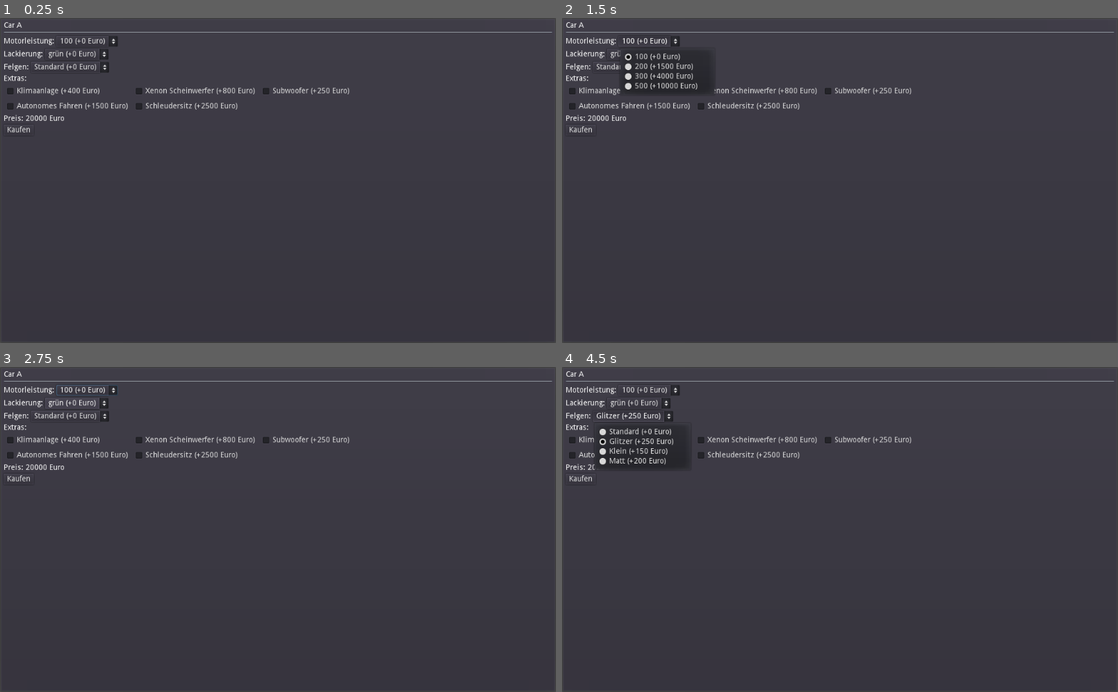
Above: before the commit, frames 1-4 (two rows, left to right).
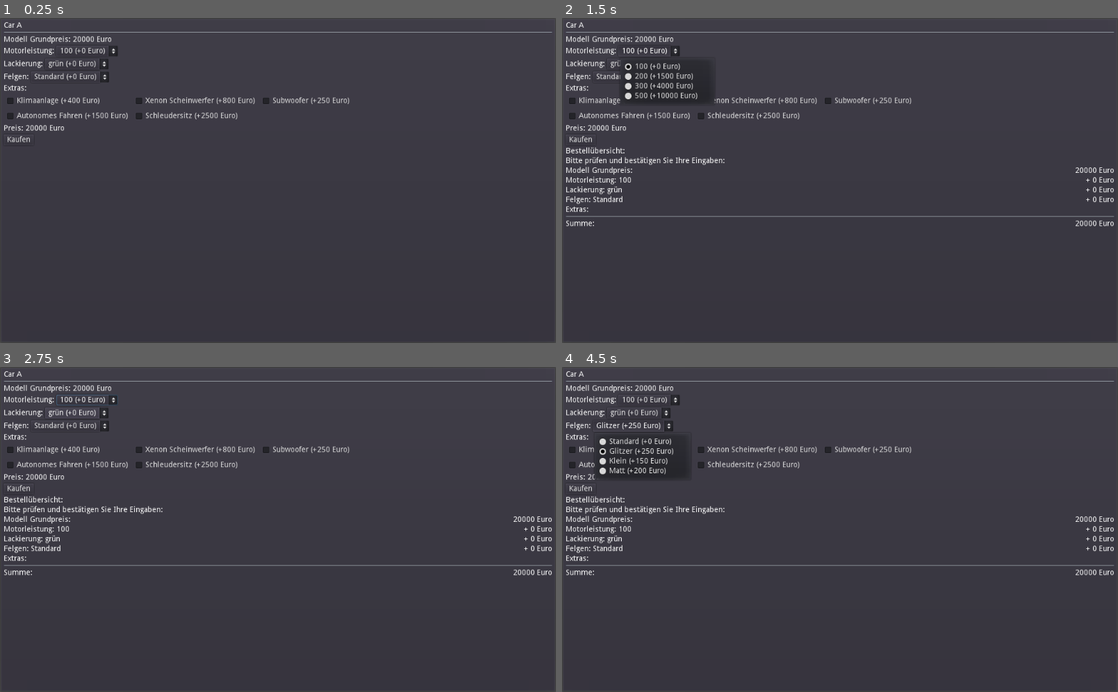
Above: after the commit, the same moments.

Repository: Reneator/godot-car-configurator
Game: Godot game, scene res://Car_Configurator.tscn
Two runs of this game, one before a commit and one after it. Both use one fixed random seed, a clock stepped at 60 frames per second and the inputs below.
Inputs:
- Up to frame 1 (0.25 s): no input
- Up to frame 2 (1.5 s): click "Kaufen" at 0.5 s; click "100 (+0 Euro)" at 1.25 s
- Up to frame 3 (2.75 s): click "grün (+0 Euro)" at 2 s
- Up to frame 4 (4.5 s): click "Standard (+0 Euro)" at 2.75 s; click "Klimaanlage (+400 Euro)" at 3.5 s; click "Glitzer (+250 Euro)" at 4.25 s

The runs differ from the first frame. In frame 1, 3.0% of the frame differs, in the area x 0-63%, y 5-39%; in frame 2, 4.4%; in frame 3, 4.3%; in frame 4, 4.5%, in the area x 0-100%, y 5-65%.

Commit message:
Added Summary

Diff:
--- a/Car_Configuration.gd
+++ b/Car_Configuration.gd
@@ -8,8 +8,9 @@
 var paintjobs = []
 var extras = []
 
+var cached_total
 
-func _init(car_json):
+func from_json(car_json):
 	car_name = car_json.get("name")
 	base_price = car_json.get("basePrice")
 	var _rims = car_json.get("rims")
--- a/Car_Configurator.gd
+++ b/Car_Configurator.gd
@@ -16,7 +16,8 @@
 	var json_parseresult : JSONParseResult = JSON.parse(json_string)
 	var json = json_parseresult.result
 	var car_json = json[0]
-	configuration = Car_Configuration.new(car_json)
+	configuration = Car_Configuration.new()
+	configuration.from_json(car_json)
 
 	extras.connect("changed", self, "on_extras_changed")
 	initialize()
@@ -24,6 +25,7 @@
 
 func initialize():
 	$VBoxContainer/Car_Model2/Car_Model_Label.text = configuration.car_name
+	$VBoxContainer/Base_Price/Price.text = "%d Euro" % configuration.base_price
 	for option in configuration.engines:
 		engine_options.add_item(option.get_option_string())
 	for option in configuration.paintjobs:
@@ -34,24 +36,30 @@
 	for option in configuration.extras:
 		extras.add_extra(option)
 
+func refresh_total_price():
+	$VBoxContainer/HBoxContainer5/PriceLabel.text = "%d" % get_total_price_for_selections()
 
-func refresh_total_price():
+func get_total_price_for_selections():
 	var total = 0
 	total += configuration.base_price
 	total += get_price_for_selection(engine_options,configuration.engines)
 	total += get_price_for_selection(paintjob_options,configuration.paintjobs)
 	total += get_price_for_selection(rim_options,configuration.rims)
 	total += extras.get_total_price()
-	$VBoxContainer/HBoxContainer5/PriceLabel.text = "%d" % total
+	return total
 
 func on_extras_changed():
 	refresh_total_price()
 
 func get_price_for_selection(options_button, option_array):
+	var option = get_selection(options_button, option_array)
+	var price = option.price
+	return price
+
+func get_selection(options_button, option_array):
 	var index = options_button.get_selected_id()
-	var engine_option = option_array[index]
-	var price = engine_option.price
-	return price
+	var option = option_array[index]
+	return option
 
 func _on_EngineOptions_item_selected(index):
 	refresh_total_price()
@@ -61,3 +69,21 @@
 
 func _on_RimsOptions_item_selected(index):
 	refresh_total_price()
+
+export (PackedScene) var summary_scene
+var summary
+
+func _on_Buy_Button_pressed():
+	if summary:
+		summary.queue_free()
+		summary = null
+	summary = summary_scene.instance()
+	var car_configuration = Car_Configuration.new()
+	car_configuration.base_price = configuration.base_price
+	car_configuration.engines = [get_selection(engine_options,configuration.engines)]
+	car_configuration.paintjobs = [get_selection(paintjob_options, configuration.paintjobs)]
+	car_configuration.rims = [get_selection(rim_options, configuration.rims)]
+	car_configuration.extras = extras.get_selected_extras()
+	car_configuration.cached_total = get_total_price_for_selections()
+	summary.configuration = car_configuration
+	$VBoxContainer.add_child(summary)
--- a/Car_Configurator.tscn
+++ b/Car_Configurator.tscn
@@ -1,8 +1,9 @@
-[gd_scene load_steps=4 format=2]
+[gd_scene load_steps=5 format=2]
 
 [ext_resource path="res://Car_Configurator.gd" type="Script" id=1]
 [ext_resource path="res://Extras_CheckBox.tscn" type="PackedScene" id=2]
 [ext_resource path="res://Extras.gd" type="Script" id=3]
+[ext_resource path="res://Summary.tscn" type="PackedScene" id=4]
 
 [node name="Car_Configurator" type="PanelContainer"]
 anchor_right = 1.0
@@ -11,6 +12,7 @@
 __meta__ = {
 "_edit_use_anchors_": false
 }
+summary_scene = ExtResource( 4 )
 
 [node name="VBoxContainer" type="VBoxContainer" parent="."]
 margin_left = 7.0
@@ -37,10 +39,33 @@
 margin_right = 1010.0
 margin_bottom = 22.0
 
-[node name="Engine" type="HBoxContainer" parent="VBoxContainer"]
+[node name="Base_Price" type="HBoxContainer" parent="VBoxContainer"]
 margin_top = 26.0
 margin_right = 1010.0
-margin_bottom = 46.0
+margin_bottom = 40.0
+__meta__ = {
+"_edit_use_anchors_": false
+}
+
+[node name="Label" type="Label" parent="VBoxContainer/Base_Price"]
+margin_right = 123.0
+margin_bottom = 14.0
+text = "Modell Grundpreis:"
+
+[node name="Price" type="Label" parent="VBoxContainer/Base_Price"]
+margin_left = 127.0
+margin_right = 1010.0
+margin_bottom = 14.0
+size_flags_horizontal = 3
+text = "300 Euro"
+__meta__ = {
+"_edit_use_anchors_": false
+}
+
+[node name="Engine" type="HBoxContainer" parent="VBoxContainer"]
+margin_top = 44.0
+margin_right = 1010.0
+margin_bottom = 64.0
 
 [node name="Label" type="Label" parent="VBoxContainer/Engine"]
 margin_top = 3.0
@@ -54,9 +79,9 @@
 margin_bottom = 20.0
 
 [node name="Paintjob" type="HBoxContainer" parent="VBoxContainer"]
-margin_top = 50.0
+margin_top = 68.0
 margin_right = 1010.0
-margin_bottom = 70.0
+margin_bottom = 88.0
 
 [node name="Label" type="Label" parent="VBoxContainer/Paintjob"]
 margin_top = 3.0
@@ -70,9 +95,9 @@
 margin_bottom = 20.0
 
 [node name="Rims" type="HBoxContainer" parent="VBoxContainer"]
-margin_top = 74.0
+margin_top = 92.0
 margin_right = 1010.0
-margin_bottom = 94.0
+margin_bottom = 112.0
 
 [node name="Label" type="Label" parent="VBoxContainer/Rims"]
 margin_top = 3.0
@@ -86,9 +111,9 @@
 margin_bottom = 20.0
 
 [node name="Extras_Title" type="HBoxContainer" parent="VBoxContainer"]
-margin_top = 98.0
+margin_top = 116.0
 margin_right = 1010.0
-margin_bottom = 112.0
+margin_bottom = 130.0
 
 [node name="Label" type="Label" parent="VBoxContainer/Extras_Title"]
 margin_right = 42.0
@@ -96,17 +121,17 @@
 text = "Extras:"
 
 [node name="Extras" type="GridContainer" parent="VBoxContainer"]
-margin_top = 116.0
+margin_top = 134.0
 margin_right = 1010.0
-margin_bottom = 116.0
+margin_bottom = 134.0
 columns = 3
 script = ExtResource( 3 )
 extra_element_scene = ExtResource( 2 )
 
 [node name="HBoxContainer5" type="HBoxContainer" parent="VBoxContainer"]
-margin_top = 120.0
+margin_top = 138.0
 margin_right = 1010.0
-margin_bottom = 134.0
+margin_bottom = 152.0
 
 [node name="Label" type="Label" parent="VBoxContainer/HBoxContainer5"]
 margin_right = 36.0
@@ -125,11 +150,11 @@
 text = "Euro"
 
 [node name="HBoxContainer6" type="HBoxContainer" parent="VBoxContainer"]
-margin_top = 138.0
+margin_top = 156.0
 margin_right = 1010.0
-margin_bottom = 158.0
+margin_bottom = 176.0
 
-[node name="Button" type="Button" parent="VBoxContainer/HBoxContainer6"]
+[node name="Buy_Button" type="Button" parent="VBoxContainer/HBoxContainer6"]
 margin_right = 55.0
 margin_bottom = 20.0
 text = "Kaufen"
@@ -137,3 +162,4 @@
 [connection signal="item_selected" from="VBoxContainer/Engine/EngineOptions" to="." method="_on_EngineOptions_item_selected"]
 [connection signal="item_selected" from="VBoxContainer/Paintjob/PaintjobOptions" to="." method="_on_PaintjobOptions_item_selected"]
 [connection signal="item_selected" from="VBoxContainer/Rims/RimsOptions" to="." method="_on_RimsOptions_item_selected"]
+[connection signal="pressed" from="VBoxContainer/HBoxContainer6/Buy_Button" to="." method="_on_Buy_Button_pressed"]
--- a/Extras.gd
+++ b/Extras.gd
@@ -23,3 +23,10 @@
 			continue
 		total += child.get_price()
 	return total
+
+func get_selected_extras():
+	var extras = []
+	for child in get_children():
+		if child.pressed:
+			extras.append(child.option)
+	return extras
--- /dev/null
+++ b/Summary.gd
@@ -0,0 +1,28 @@
+extends VBoxContainer
+
+export (PackedScene) var option_element_scene
+export (PackedScene) var extra_element_scene
+
+var configuration : Car_Configuration
+
+func _ready():
+	$Base_Price/Price.text = "%d Euro" % configuration.base_price
+
+	for engine_option in configuration.engines:
+		add_option_element("Motorleistung:", engine_option)
+	for paintjob in configuration.paintjobs:
+		add_option_element("Lackierung:", paintjob)
+	for rim in configuration.rims:
+		add_option_element("Felgen:",rim)
+	for extra in configuration.extras:
+		var extra_element = extra_element_scene.instance()
+		extra_element.extra = extra
+		$Extras.add_child(extra_element)
+
+	$Total/Price.text = "%d Euro" % configuration.cached_total
+
+func add_option_element(title, option):
+		var option_element = option_element_scene.instance()
+		option_element.title = title
+		option_element.option = option
+		$Options.add_child(option_element)
--- /dev/null
+++ b/Summary.tscn
@@ -0,0 +1,82 @@
+[gd_scene load_steps=4 format=2]
+
+[ext_resource path="res://Summary.gd" type="Script" id=1]
+[ext_resource path="res://Summary_Extra_Element.tscn" type="PackedScene" id=2]
+[ext_resource path="res://Summary_Option_Element.tscn" type="PackedScene" id=3]
+
+[node name="Summary" type="VBoxContainer"]
+margin_right = 293.0
+margin_bottom = 68.0
+script = ExtResource( 1 )
+__meta__ = {
+"_edit_use_anchors_": false
+}
+option_element_scene = ExtResource( 3 )
+extra_element_scene = ExtResource( 2 )
+
+[node name="Label" type="Label" parent="."]
+margin_right = 293.0
+margin_bottom = 14.0
+text = "Bestellübersicht:"
+
+[node name="Label2" type="Label" parent="."]
+margin_top = 18.0
+margin_right = 293.0
+margin_bottom = 32.0
+text = "Bitte prüfen und bestätigen Sie Ihre Eingaben:"
+
+[node name="Base_Price" type="HBoxContainer" parent="."]
+margin_top = 36.0
+margin_right = 293.0
+margin_bottom = 50.0
+
+[node name="Label" type="Label" parent="Base_Price"]
+margin_right = 123.0
+margin_bottom = 14.0
+text = "Modell Grundpreis:"
+
+[node name="Price" type="Label" parent="Base_Price"]
+margin_left = 127.0
+margin_right = 293.0
+margin_bottom = 14.0
+size_flags_horizontal = 3
+text = "300 Euro"
+align = 2
+
+[node name="Options" type="VBoxContainer" parent="."]
+margin_top = 54.0
+margin_right = 293.0
+margin_bottom = 54.0
+
+[node name="Extras" type="VBoxContainer" parent="."]
+margin_top = 58.0
+margin_right = 293.0
+margin_bottom = 72.0
+
+[node name="Label3" type="Label" parent="Extras"]
+margin_right = 293.0
+margin_bottom = 14.0
+text = "Extras:"
+
+[node name="HSeparator" type="HSeparator" parent="."]
+margin_top = 76.0
+margin_right = 293.0
+margin_bottom = 80.0
+
+[node name="Total" type="HBoxContainer" parent="."]
+margin_top = 84.0
+margin_right = 293.0
+margin_bottom = 98.0
+
+[node name="Label" type="Label" parent="Total"]
+margin_right = 53.0
+margin_bottom = 14.0
+text = "Summe:"
+
+[node name="Price" type="Label" parent="Total"]
+margin_left = 57.0
+margin_right = 293.0
+margin_bottom = 14.0
+size_flags_horizontal = 3
+text = "300 Euro"
+align = 2
--- /dev/null
+++ b/Summary_Extra_Element.gd
@@ -0,0 +1,7 @@
+extends HBoxContainer
+
+var extra : Car_Option
+
+func _ready():
+	$Label.text = extra.option_name
+	$Price.text = "%d Euro" % extra.price
--- /dev/null
+++ b/Summary_Extra_Element.tscn
@@ -0,0 +1,31 @@
+[gd_scene load_steps=2 format=2]
+
+[ext_resource path="res://Summary_Extra_Element.gd" type="Script" id=1]
+
+[node name="Summary_Extra_Element" type="HBoxContainer"]
+margin_top = 126.0
+margin_right = 293.0
+margin_bottom = 140.0
+script = ExtResource( 1 )
+__meta__ = {
+"_edit_use_anchors_": false
+}
+
+[node name="Label" type="Label" parent="."]
+margin_right = 43.0
+margin_bottom = 14.0
+text = "100 PS"
+__meta__ = {
+"_edit_use_anchors_": false
+}
+
+[node name="Price" type="Label" parent="."]
+margin_left = 47.0
+margin_right = 293.0
+margin_bottom = 14.0
+size_flags_horizontal = 3
+text = "+ 300 Euro"
+align = 2
+__meta__ = {
+"_edit_use_anchors_": false
+}
--- /dev/null
+++ b/Summary_Option_Element.gd
@@ -0,0 +1,15 @@
+extends HBoxContainer
+
+var title
+var option : Car_Option
+
+func _ready():
+	$Label.text = title
+	$Name.text = option.option_name
+	$Price.text = "+ %d Euro" % option.price
+	pass # Replace with function body.
+
+
+# Called every frame. 'delta' is the elapsed time since the previous frame.
+#func _process(delta):
+#	pass
--- /dev/null
+++ b/Summary_Option_Element.tscn
@@ -0,0 +1,37 @@
+[gd_scene load_steps=2 format=2]
+
+[ext_resource path="res://Summary_Option_Element.gd" type="Script" id=1]
+
+[node name="Option" type="HBoxContainer"]
+margin_top = 36.0
+margin_right = 293.0
+margin_bottom = 50.0
+script = ExtResource( 1 )
+__meta__ = {
+"_edit_use_anchors_": false
+}
+
+[node name="Label" type="Label" parent="."]
+margin_right = 123.0
+margin_bottom = 14.0
+text = "Modell Grundpreis:"
+
+[node name="Name" type="Label" parent="."]
+margin_left = 127.0
+margin_right = 170.0
+margin_bottom = 14.0
+text = "100 PS"
+__meta__ = {
+"_edit_use_anchors_": false
+}
+
+[node name="Price" type="Label" parent="."]
+margin_left = 174.0
+margin_right = 293.0
+margin_bottom = 14.0
+size_flags_horizontal = 3
+text = "+ 300 Euro"
+align = 2
+__meta__ = {
+"_edit_use_anchors_": false
+}
